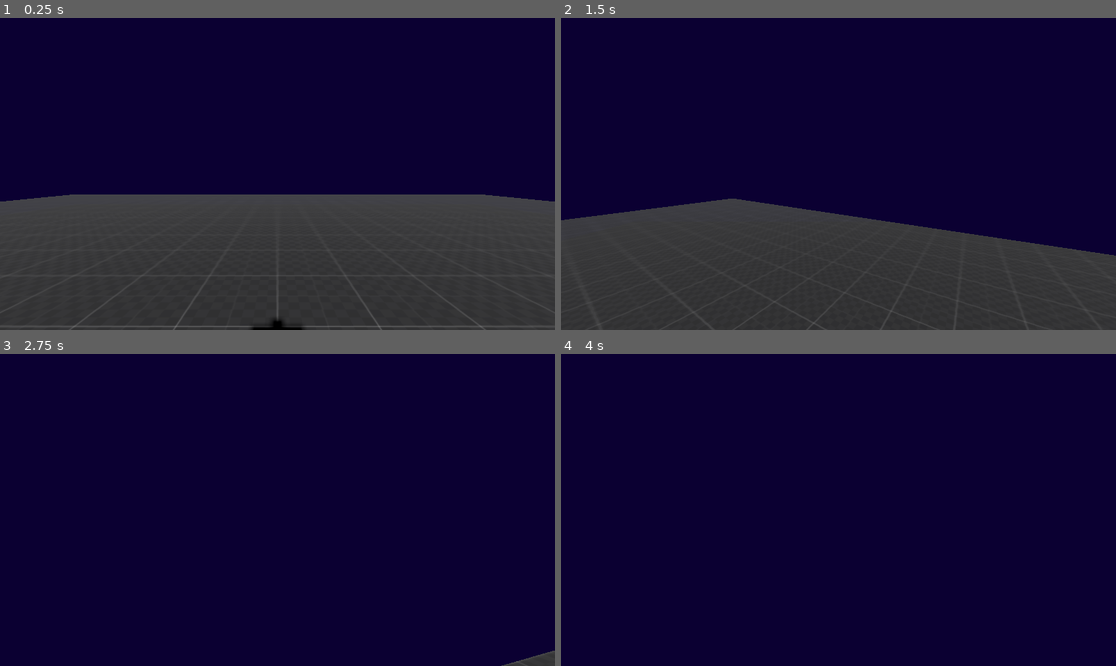
Above: before the commit, frames 1-4 (two rows, left to right).
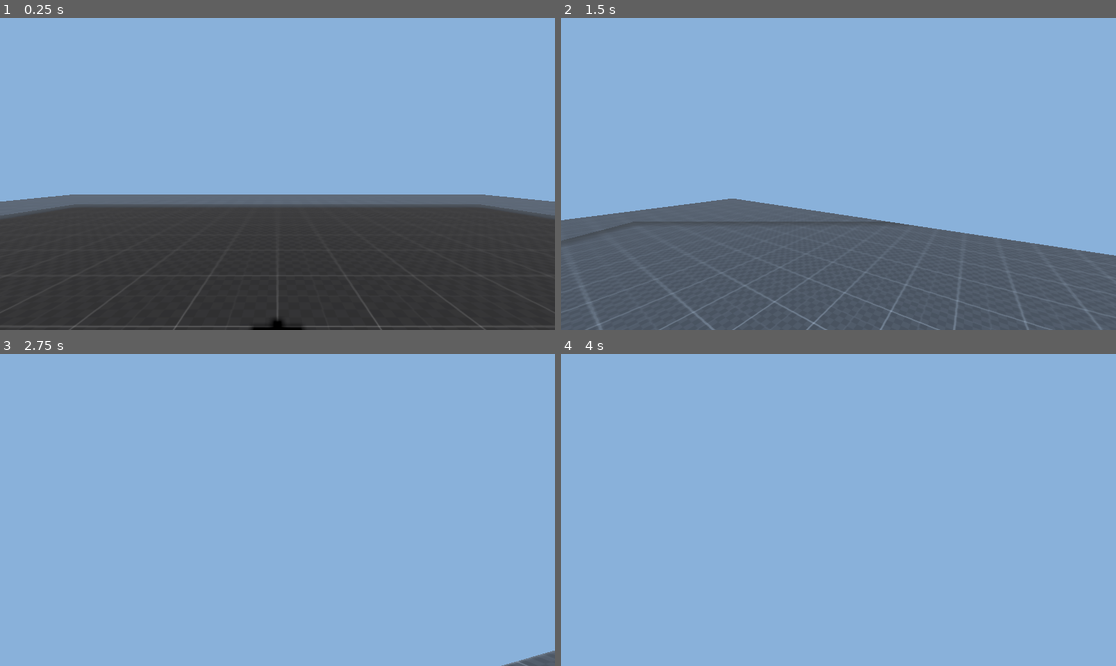
Above: after the commit, the same moments.

Repository: JhanosC/Borrowed-Time-PDJ
Game: Godot game, scene res://node_3d.tscn
Same seed, same stepped clock (60 frames per second), same inputs: the game is played once before the commit and once after it.
Inputs (mouse positions are in pixels of both pictures, inside the frame that each line leads up to):
- Up to frame 1 (0.25 s): no input
- Up to frame 2 (1.5 s): move the mouse to (866, 174) at 0.52 s; hold W (move_forward) from 0.53 s (still down); tap Space (jump) at 0.77 s; move the mouse to (810, 174) at 1.27 s
- Up to frame 3 (2.75 s): keep holding W (move_forward); tap Space (jump) at 1.52 s; move the mouse to (288, 503) at 2.02 s
- Up to frame 4 (4 s): keep holding W (move_forward); move the mouse to (832, 516) at 2.77 s; tap Space (jump) at 3.02, 3.77 s; tap Enter at 3.5 s; move the mouse to (877, 513) at 3.52 s

The runs differ from the first frame. In frame 1, 61% of the frame differs, in the area x 0-100%, y 0-64%; in frame 2, 100%, in the area x 0-100%, y 0-100%; in frame 3, 100%; in frame 4, 100%.

Commit message:
cor da skybox

Diff:
--- a/ASSETS/controllers/player_controller.tscn
+++ b/ASSETS/controllers/player_controller.tscn
@@ -22,4 +22,3 @@
 [node name="Camera3D" type="Camera3D" parent="CameraController"]
 
 [node name="ReflectionProbe" type="ReflectionProbe" parent="CameraController/Camera3D"]
-update_mode = 1
--- a/ASSETS/environment/WE_test.tres
+++ b/ASSETS/environment/WE_test.tres
@@ -4,7 +4,7 @@
 
 [sub_resource type="ShaderMaterial" id="ShaderMaterial_bv3vi"]
 shader = ExtResource("1_848do")
-shader_parameter/skyColor = Color(0.061017, 0.0213311, 0.197617, 1)
+shader_parameter/skyColor = Color(0.536147, 0.695313, 0.856883, 1)
 
 [sub_resource type="Sky" id="Sky_8woma"]
 sky_material = SubResource("ShaderMaterial_bv3vi")
